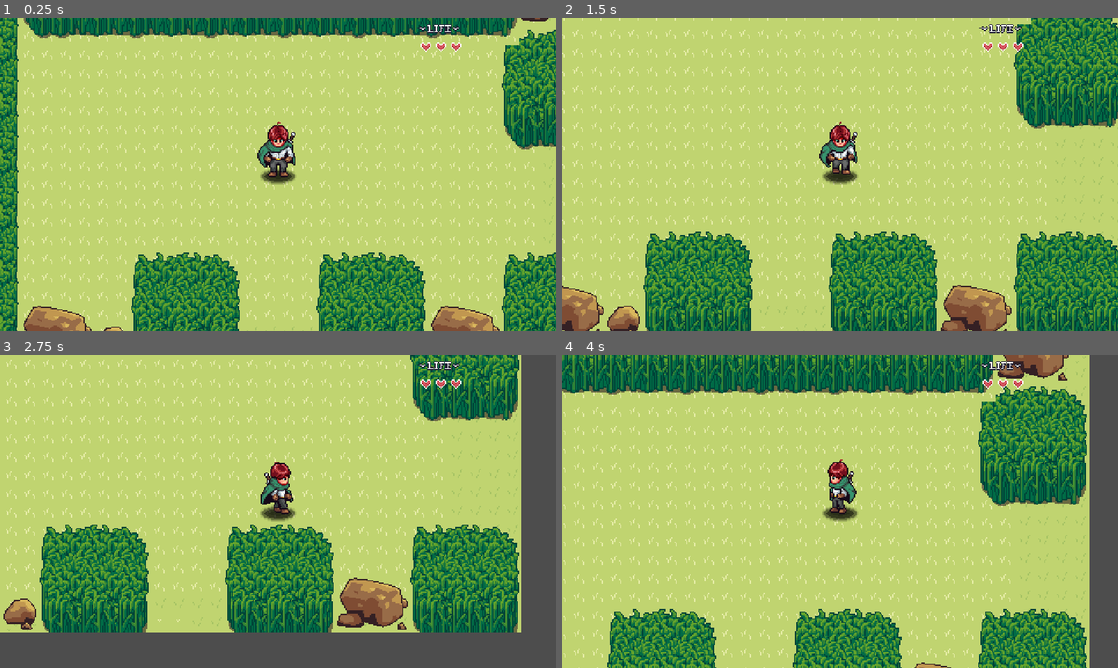
Above: before the commit, frames 1-4 (two rows, left to right).
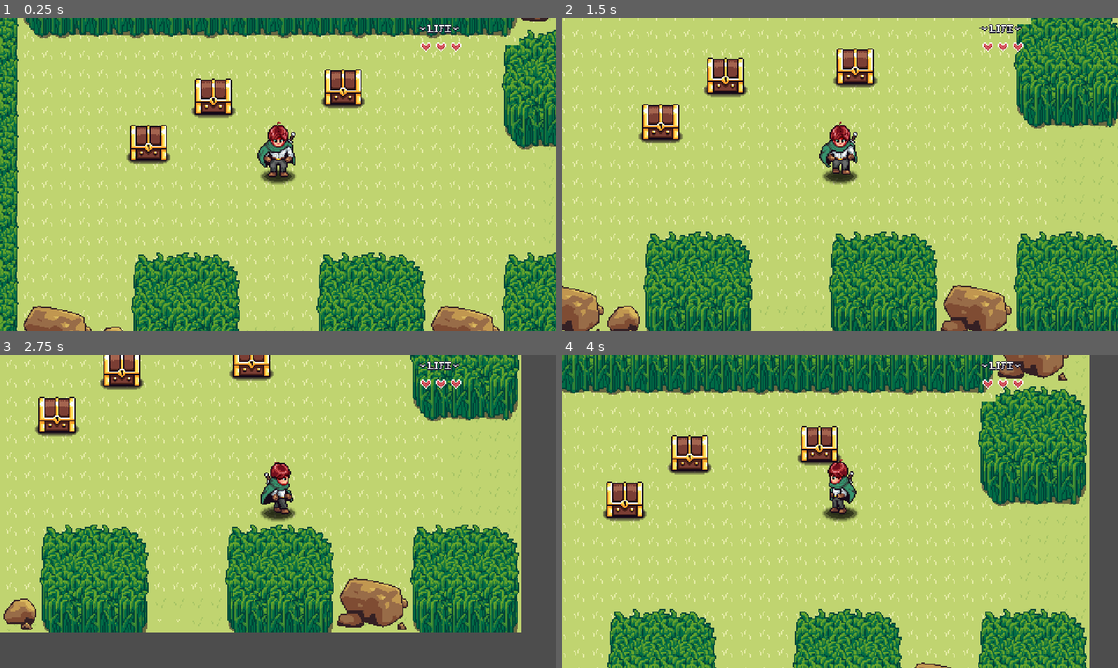
Above: after the commit, the same moments.

Repository: danny-mendoza1/Games
Game: Godot game, scene res://Levels/Area01/01.tscn
Same seed, same stepped clock (60 frames per second), same inputs: the game is played once before the commit and once after it. Sound files missing from this copy of the repository are replaced by a short silence.
Inputs:
- Up to frame 1 (0.25 s): no input
- Up to frame 2 (1.5 s): tap Enter at 0.5 s; hold Right (right) 0.53-1.28 s; hold Z (attack) 0.53-1.28 s; tap F (interact, bound only after the commit) at 0.8, 1.35 s; hold Down (down) from 1.28 s (still down)
- Up to frame 3 (2.75 s): tap Z (attack) at 1.55 s; release Down (down) at 2.03 s; hold Right (right) from 2.03 s (still down); hold Z (attack) from 2.03 s (still down); tap F (interact, bound only after the commit) at 2.3 s
- Up to frame 4 (4 s): release Right (right) at 2.78 s; release Z (attack) at 2.78 s; hold Up (up) 2.78-3.53 s; tap F (interact, bound only after the commit) at 2.85, 3.8 s; tap Z (attack) at 3.05 s; hold Left (left) from 3.53 s (still down); hold Z (attack) from 3.53 s (still down)

The runs differ from the first frame. In frame 1, 2.5% of the frame differs, in the area x 22-66%, y 16-47%; in frame 2, 2.5%, in the area x 13-57%, y 9-40%; in frame 3, 2.2%; in frame 4, 2.5%.

Commit message:
treasure chests open and give items to player

Diff:
--- a/aarpg/00_Globals/global_player_manager.gd
+++ b/aarpg/00_Globals/global_player_manager.gd
@@ -2,6 +2,8 @@
 
 const PLAYER = preload("res://Player/player.tscn")
 const INVENTORY_DATA: InventoryData = preload("res://GUI/pause_menu/inventory/player_inventory.tres")
+
+signal interact_pressed
 
 var player : Player
 var player_spawned: bool = false
--- /dev/null
+++ b/aarpg/Interactables/TreasureChest/treasure-chest.tscn
@@ -0,0 +1,247 @@
+[gd_scene load_steps=13 format=3 uid="uid://ctsn3qdkaaddv"]
+
+[ext_resource type="Script" path="res://Interactables/TreasureChest/treasure_chest.gd" id="1_nvixe"]
+[ext_resource type="Texture2D" uid="uid://bkwu3faoul11d" path="res://Interactables/TreasureChest/treasure-chest.png" id="2_q7r50"]
+[ext_resource type="Texture2D" uid="uid://jpu2hctfrext" path="res://Items/sprites/items.png" id="3_61nrd"]
+[ext_resource type="AudioStream" uid="uid://c41didij8daj0" path="res://Interactables/TreasureChest/treasure-open.wav" id="4_k8mfd"]
+
+[sub_resource type="AtlasTexture" id="AtlasTexture_7hloy"]
+atlas = ExtResource("3_61nrd")
+region = Rect2(0, 0, 32, 32)
+
+[sub_resource type="Animation" id="Animation_7w64y"]
+length = 0.001
+tracks/0/type = "value"
+tracks/0/imported = false
+tracks/0/enabled = true
+tracks/0/path = NodePath("Sprite2D:frame")
+tracks/0/interp = 1
+tracks/0/loop_wrap = true
+tracks/0/keys = {
+"times": PackedFloat32Array(0),
+"transitions": PackedFloat32Array(1),
+"update": 1,
+"values": [0]
+}
+tracks/1/type = "value"
+tracks/1/imported = false
+tracks/1/enabled = true
+tracks/1/path = NodePath("ItemSprite:visible")
+tracks/1/interp = 1
+tracks/1/loop_wrap = true
+tracks/1/keys = {
+"times": PackedFloat32Array(0),
+"transitions": PackedFloat32Array(1),
+"update": 1,
+"values": [true]
+}
+tracks/2/type = "value"
+tracks/2/imported = false
+tracks/2/enabled = true
+tracks/2/path = NodePath("ItemSprite:position")
+tracks/2/interp = 1
+tracks/2/loop_wrap = true
+tracks/2/keys = {
+"times": PackedFloat32Array(0),
+"transitions": PackedFloat32Array(1),
+"update": 0,
+"values": [Vector2(0, -10)]
+}
+tracks/3/type = "value"
+tracks/3/imported = false
+tracks/3/enabled = true
+tracks/3/path = NodePath("ItemSprite:modulate")
+tracks/3/interp = 1
+tracks/3/loop_wrap = true
+tracks/3/keys = {
+"times": PackedFloat32Array(0),
+"transitions": PackedFloat32Array(1),
+"update": 0,
+"values": [Color(1, 1, 1, 1)]
+}
+
+[sub_resource type="Animation" id="Animation_ywt6u"]
+resource_name = "closed"
+step = 0.1
+tracks/0/type = "value"
+tracks/0/imported = false
+tracks/0/enabled = true
+tracks/0/path = NodePath("Sprite2D:frame")
+tracks/0/interp = 1
+tracks/0/loop_wrap = true
+tracks/0/keys = {
+"times": PackedFloat32Array(0),
+"transitions": PackedFloat32Array(1),
+"update": 1,
+"values": [0]
+}
+tracks/1/type = "value"
+tracks/1/imported = false
+tracks/1/enabled = true
+tracks/1/path = NodePath("ItemSprite:visible")
+tracks/1/interp = 1
+tracks/1/loop_wrap = true
+tracks/1/keys = {
+"times": PackedFloat32Array(0),
+"transitions": PackedFloat32Array(1),
+"update": 1,
+"values": [false]
+}
+
+[sub_resource type="Animation" id="Animation_v3336"]
+resource_name = "open_chest"
+length = 1.5
+step = 0.1
+tracks/0/type = "value"
+tracks/0/imported = false
+tracks/0/enabled = true
+tracks/0/path = NodePath("Sprite2D:frame")
+tracks/0/interp = 1
+tracks/0/loop_wrap = true
+tracks/0/keys = {
+"times": PackedFloat32Array(0, 0.1),
+"transitions": PackedFloat32Array(1, 1),
+"update": 1,
+"values": [0, 1]
+}
+tracks/1/type = "value"
+tracks/1/imported = false
+tracks/1/enabled = true
+tracks/1/path = NodePath("ItemSprite:visible")
+tracks/1/interp = 1
+tracks/1/loop_wrap = true
+tracks/1/keys = {
+"times": PackedFloat32Array(0, 0.1),
+"transitions": PackedFloat32Array(1, 1),
+"update": 1,
+"values": [false, true]
+}
+tracks/2/type = "audio"
+tracks/2/imported = false
+tracks/2/enabled = true
+tracks/2/path = NodePath("AudioStreamPlayer2D")
+tracks/2/interp = 1
+tracks/2/loop_wrap = true
+tracks/2/keys = {
+"clips": [{
+"end_offset": 0.0,
+"start_offset": 0.0,
+"stream": ExtResource("4_k8mfd")
+}],
+"times": PackedFloat32Array(0.1)
+}
+tracks/2/use_blend = true
+tracks/3/type = "value"
+tracks/3/imported = false
+tracks/3/enabled = true
+tracks/3/path = NodePath("ItemSprite:position")
+tracks/3/interp = 1
+tracks/3/loop_wrap = true
+tracks/3/keys = {
+"times": PackedFloat32Array(0.1, 0.3, 0.5001, 1.5),
+"transitions": PackedFloat32Array(0.5, -2, 1, 1),
+"update": 0,
+"values": [Vector2(0, -10), Vector2(0, -64), Vector2(0, -48), Vector2(0, -48)]
+}
+tracks/4/type = "value"
+tracks/4/imported = false
+tracks/4/enabled = true
+tracks/4/path = NodePath("ItemSprite:modulate")
+tracks/4/interp = 1
+tracks/4/loop_wrap = true
+tracks/4/keys = {
+"times": PackedFloat32Array(0.2, 0.3, 0.5, 1, 1.5),
+"transitions": PackedFloat32Array(1, 1, 1, 1, 1),
+"update": 0,
+"values": [Color(1, 1, 1, 1), Color(2, 2, 2, 1), Color(1, 1, 1, 1), Color(1, 1, 1, 1), Color(1, 1, 1, 0)]
+}
+
+[sub_resource type="Animation" id="Animation_0l2k3"]
+resource_name = "opened"
+step = 0.1
+tracks/0/type = "value"
+tracks/0/imported = false
+tracks/0/enabled = true
+tracks/0/path = NodePath("Sprite2D:frame")
+tracks/0/interp = 1
+tracks/0/loop_wrap = true
+tracks/0/keys = {
+"times": PackedFloat32Array(0),
+"transitions": PackedFloat32Array(1),
+"update": 1,
+"values": [1]
+}
+tracks/1/type = "value"
+tracks/1/imported = false
+tracks/1/enabled = true
+tracks/1/path = NodePath("ItemSprite:visible")
+tracks/1/interp = 1
+tracks/1/loop_wrap = true
+tracks/1/keys = {
+"times": PackedFloat32Array(0),
+"transitions": PackedFloat32Array(1),
+"update": 1,
+"values": [false]
+}
+
+[sub_resource type="AnimationLibrary" id="AnimationLibrary_7gc16"]
+_data = {
+"RESET": SubResource("Animation_7w64y"),
+"closed": SubResource("Animation_ywt6u"),
+"open_chest": SubResource("Animation_v3336"),
+"opened": SubResource("Animation_0l2k3")
+}
+
+[sub_resource type="RectangleShape2D" id="RectangleShape2D_3lfep"]
+size = Vector2(32, 10)
+
+[sub_resource type="RectangleShape2D" id="RectangleShape2D_wlocp"]
+size = Vector2(36, 17)
+
+[node name="Treasure-chest" type="Node2D"]
+script = ExtResource("1_nvixe")
+
+[node name="Sprite2D" type="Sprite2D" parent="."]
+position = Vector2(0, -10)
+texture = ExtResource("2_q7r50")
+hframes = 2
+
+[node name="ItemSprite" type="Sprite2D" parent="."]
+position = Vector2(0, -10)
+texture = SubResource("AtlasTexture_7hloy")
+
+[node name="Label" type="Label" parent="ItemSprite"]
+offset_left = 12.0
+offset_top = -13.0
+offset_right = 52.0
+offset_bottom = 10.0
+theme_override_colors/font_outline_color = Color(0, 0, 0, 1)
+theme_override_constants/outline_size = 4
+theme_override_font_sizes/font_size = 10
+vertical_alignment = 1
+
+[node name="AnimationPlayer" type="AnimationPlayer" parent="."]
+libraries = {
+"": SubResource("AnimationLibrary_7gc16")
+}
+autoplay = "closed"
+
+[node name="AudioStreamPlayer2D" type="AudioStreamPlayer2D" parent="."]
+
+[node name="StaticBody2D" type="StaticBody2D" parent="."]
+collision_layer = 16
+collision_mask = 0
+
+[node name="CollisionShape2D" type="CollisionShape2D" parent="StaticBody2D"]
+position = Vector2(0, 5)
+shape = SubResource("RectangleShape2D_3lfep")
+
+[node name="Area2D" type="Area2D" parent="."]
+collision_layer = 0
+collision_mask = 4
+monitorable = false
+
+[node name="CollisionShape2D" type="CollisionShape2D" parent="Area2D"]
+position = Vector2(0, 6.5)
+shape = SubResource("RectangleShape2D_wlocp")
+debug_color = Color(0, 0.7, 0.186329, 0.42)
--- /dev/null
+++ b/aarpg/Interactables/TreasureChest/treasure_chest.gd
@@ -0,0 +1,66 @@
+@tool
+class_name TreasureChest extends Node2D
+
+@export var item_data: ItemData : set = _set_item_data
+@export var quantity: int = 1 : set = _set_quantity
+
+var is_open: bool = false
+
+@onready var sprite: Sprite2D = $ItemSprite
+@onready var label: Label = $ItemSprite/Label
+@onready var animation_player: AnimationPlayer = $AnimationPlayer
+@onready var interact_area: Area2D = $Area2D
+
+
+
+func _ready() -> void:
+	_update_texture()
+	_update_label()
+	if Engine.is_editor_hint():
+		return
+	interact_area.area_entered.connect(_on_area_enter)
+	interact_area.area_exited.connect(_on_area_exit)
+	pass
+
+func _on_area_enter(_a: Area2D) -> void:
+	PlayerManager.interact_pressed.connect(player_interact)
+
+	pass
+
+func player_interact() -> void:
+	if is_open == true:
+		return
+	is_open = true
+	animation_player.play("open_chest")
+	if item_data and quantity > 0:
+		PlayerManager.INVENTORY_DATA.add_item(item_data, quantity)
+	else:
+		printerr("No Items in Chest")
+		push_error("No Items in Chest! Chest Name: ", name)
+	pass
+
+func _on_area_exit(_a: Area2D) -> void:
+	PlayerManager.interact_pressed.disconnect(player_interact)
+	pass
+
+func _set_item_data(value: ItemData) -> void:
+	item_data = value
+	_update_texture()
+	pass
+
+
+func _set_quantity(value: int) -> void:
+	quantity = value
+	_update_label()
+	pass
+
+func _update_texture() -> void:
+	if item_data and sprite:
+		sprite.texture = item_data.texture
+
+func _update_label() -> void:
+	if label:
+		if quantity <= 1:
+			label.text = ""
+		else:
+			label.text = "x" + str(quantity)
--- a/aarpg/Levels/Area01/01.tscn
+++ b/aarpg/Levels/Area01/01.tscn
@@ -1,10 +1,14 @@
-[gd_scene load_steps=6 format=4 uid="uid://d0w1bxhy4rjfd"]
+[gd_scene load_steps=10 format=4 uid="uid://d0w1bxhy4rjfd"]
 
 [ext_resource type="Script" path="res://Levels/scripts/level.gd" id="1_1085o"]
 [ext_resource type="PackedScene" uid="uid://b5wx3kyu78g4n" path="res://Levels/player_spawn.tscn" id="2_emekm"]
 [ext_resource type="PackedScene" uid="uid://604biqe2h1gg" path="res://Levels/level_transition.tscn" id="4_en7fb"]
 [ext_resource type="PackedScene" uid="uid://cgfbgokrg0emu" path="res://Tile Maps/grass-02.tscn" id="4_tn0iw"]
 [ext_resource type="PackedScene" uid="uid://bmw4ybwxcqek2" path="res://Tile Maps/new_terrain.tscn" id="5_msybr"]
+[ext_resource type="PackedScene" uid="uid://ctsn3qdkaaddv" path="res://Interactables/TreasureChest/treasure-chest.tscn" id="6_v7ts6"]
+[ext_resource type="Resource" uid="uid://cs1bmiubf4vpp" path="res://Items/potion.tres" id="7_j43wd"]
+[ext_resource type="Resource" uid="uid://b6q330e10ds5n" path="res://Items/stone.tres" id="8_m8ft5"]
+[ext_resource type="Resource" uid="uid://b4hc8ybgq3x6" path="res://Items/apple.tres" id="8_xfpli"]
 
 [node name="01" type="Node2D"]
 script = ExtResource("1_1085o")
@@ -30,3 +34,16 @@
 [node name="NewTerrain" parent="Grass-02" instance=ExtResource("5_msybr")]
 position = Vector2(1023, 1024)
 tile_map_data = PackedByteArray("AADI/9H/AAASACUAAADX/9H/AAAXACUAAADc/83/AAASACEAAADc/87/AAASACIAAADc/8//AAASACMAAADc/9 …(5376 unchanged characters)…
+
+[node name="Treasure-chest" parent="." instance=ExtResource("6_v7ts6")]
+position = Vector2(144, 120)
+item_data = ExtResource("7_j43wd")
+
+[node name="Treasure-chest2" parent="." instance=ExtResource("6_v7ts6")]
+position = Vector2(200, 80)
+item_data = ExtResource("8_xfpli")
+
+[node name="Treasure-chest3" parent="." instance=ExtResource("6_v7ts6")]
+position = Vector2(312, 72)
+item_data = ExtResource("8_m8ft5")
+quantity = 50
--- a/aarpg/Player/Scripts/PlayerInteractionsHost.gd
+++ b/aarpg/Player/Scripts/player_interactions_host.gd
@@ -4,10 +4,10 @@
 
 # Called when the node enters the scene tree for the first time.
 func _ready() -> void:
-	player.direction_changed.connect(UpdateDirection)
+	player.direction_changed.connect(_update_direction)
 	pass # Replace with function body.
 
-func UpdateDirection(new_direction: Vector2) -> void:
+func _update_direction(new_direction: Vector2) -> void:
 	match new_direction:
 		Vector2.DOWN:
 			rotation_degrees = 0
--- a/aarpg/Player/Scripts/state_walk.gd
+++ b/aarpg/Player/Scripts/states/state_idle.gd
@@ -1,29 +1,21 @@
-class_name State_Walk extends State
+class_name State_Idle extends State
 
-@export var move_speed:float = 100.0
-@onready var idle : State = $"../Idle"
+@onready var walk : State = $"../Walk"
 @onready var attack: State = $"../Attack"
 
 
-
 func enter() -> void:
-	player.update_animation("walk")
+	player.update_animation("idle")
 	pass
-
 
 func exit() -> void:
 	pass
 
 ## What happens during the _process update in this State
 func process( _delta : float ) -> State:
-	if player.direction == Vector2.ZERO:
-		return idle
-
-	player.velocity = player.direction * move_speed
-
-	if player.set_direction():
-		player.update_animation("walk")
-
+	if player.direction != Vector2.ZERO:
+		return walk
+	player.velocity = Vector2.ZERO
 	return null
 
 ## What happens during the _physics_process update in this State
@@ -34,4 +26,6 @@
 func handle_input ( _event : InputEvent ) -> State:
 	if _event.is_action_pressed("attack"):
 		return attack
+	if _event.is_action_pressed("interact"):
+		PlayerManager.interact_pressed.emit()
 	return null
--- a/aarpg/Player/Scripts/state_idle.gd
+++ b/aarpg/Player/Scripts/states/state_walk.gd
@@ -1,21 +1,29 @@
-class_name State_Idle extends State
+class_name State_Walk extends State
 
-@onready var walk : State = $"../Walk"
+@export var move_speed:float = 100.0
+@onready var idle : State = $"../Idle"
 @onready var attack: State = $"../Attack"
 
 
+
 func enter() -> void:
-	player.update_animation("idle")
+	player.update_animation("walk")
 	pass
+
 
 func exit() -> void:
 	pass
 
 ## What happens during the _process update in this State
 func process( _delta : float ) -> State:
-	if player.direction != Vector2.ZERO:
-		return walk
-	player.velocity = Vector2.ZERO
+	if player.direction == Vector2.ZERO:
+		return idle
+
+	player.velocity = player.direction * move_speed
+
+	if player.set_direction():
+		player.update_animation("walk")
+
 	return null
 
 ## What happens during the _physics_process update in this State
@@ -26,4 +34,6 @@
 func handle_input ( _event : InputEvent ) -> State:
 	if _event.is_action_pressed("attack"):
 		return attack
+	if _event.is_action_pressed("interact"):
+		PlayerManager.interact_pressed.emit()
 	return null
--- a/aarpg/Player/player.tscn
+++ b/aarpg/Player/player.tscn
@@ -1,18 +1,18 @@
-[gd_scene load_steps=43 format=3 uid="uid://d31x1h3wocoxu"]
+[gd_scene load_steps=44 format=3 uid="uid://d31x1h3wocoxu"]
 
 [ext_resource type="Script" path="res://Player/Scripts/player.gd" id="1_43tmy"]
 [ext_resource type="Texture2D" uid="uid://dc7y2ddy1of4u" path="res://Player/Sprites/PlayerSprite02.png" id="2_d165c"]
 [ext_resource type="Texture2D" uid="uid://cc0gmbwg5hj3v" path="res://Player/Sprites/AttackSprite01.png" id="3_77e26"]
 [ext_resource type="Script" path="res://Player/Scripts/player_state_machine.gd" id="3_gq1ks"]
 [ext_resource type="Texture2D" uid="uid://bqo5qsueceo5h" path="res://Player/Sprites/Shadow.png" id="4_5l5vg"]
-[ext_resource type="Script" path="res://Player/Scripts/state_idle.gd" id="4_lxodo"]
-[ext_resource type="Script" path="res://Player/Scripts/state_walk.gd" id="5_jv7tn"]
-[ext_resource type="Script" path="res://Player/Scripts/state_attack.gd" id="6_xjfr8"]
+[ext_resource type="Script" path="res://Player/Scripts/states/state_idle.gd" id="4_lxodo"]
+[ext_resource type="Script" path="res://Player/Scripts/states/state_walk.gd" id="5_jv7tn"]
+[ext_resource type="Script" path="res://Player/Scripts/states/state_attack.gd" id="6_xjfr8"]
 [ext_resource type="AudioStream" uid="uid://ccjo2ng4nkmqp" path="res://Player/Audio/SwordSwoosh.wav" id="8_e4uib"]
 [ext_resource type="PackedScene" uid="uid://bj5khyrmpqjxf" path="res://GeneralNodes/HurtBox/hurt_box.tscn" id="10_l3qs2"]
-[ext_resource type="Script" path="res://Player/Scripts/PlayerInteractionsHost.gd" id="10_rq36d"]
-[ext_resource type="Script" path="res://Player/Scripts/state_stun.gd" id="11_hxvnr"]
-[ext_resource type="Script" path="res://Player/Scripts/PlayerCamera.gd" id="11_xpdux"]
+[ext_resource type="Script" path="res://Player/Scripts/player_interactions_host.gd" id="10_rq36d"]
+[ext_resource type="Script" path="res://Player/Scripts/states/state_stun.gd" id="11_hxvnr"]
+[ext_resource type="Script" path="res://Player/Scripts/player_camera.gd" id="11_xpdux"]
 [ext_resource type="PackedScene" uid="uid://b61hvpvpti2xc" path="res://GeneralNodes/HitBox/hit_box.tscn" id="13_8k7nl"]
 [ext_resource type="AudioStream" uid="uid://b43no2vmwbdv" path="res://Player/Audio/hit_player.wav" id="14_kppbx"]
 
@@ -531,6 +531,8 @@
 "walk_up": SubResource("Animation_4a7vs")
 }
 
+[sub_resource type="RectangleShape2D" id="RectangleShape2D_3vvvc"]
+
 [sub_resource type="CircleShape2D" id="CircleShape2D_3x0q8"]
 
 [sub_resource type="Animation" id="Animation_i34to"]
@@ -679,6 +681,16 @@
 rotation = 0.0197533
 script = ExtResource("10_rq36d")
 
+[node name="Area2D" type="Area2D" parent="Interactions"]
+position = Vector2(0, 6)
+collision_layer = 4
+collision_mask = 0
+monitoring = false
+
+[node name="CollisionShape2D" type="CollisionShape2D" parent="Interactions/Area2D"]
+shape = SubResource("RectangleShape2D_3vvvc")
+debug_color = Color(0.00668559, 0.988783, 0.0628707, 0.42)
+
 [node name="HitBox" parent="." instance=ExtResource("13_8k7nl")]
 collision_layer = 2
 
--- a/aarpg/project.godot
+++ b/aarpg/project.godot
@@ -62,6 +62,12 @@
 pause={
 "deadzone": 0.5,
 "events": [Object(InputEventKey,"resource_local_to_scene":false,"resource_name":"","device":-1,"window_id":0,"alt_press …(195 unchanged characters)…
+, Object(InputEventKey,"resource_local_to_scene":false,"resource_name":"","device":-1,"window_id":0,"alt_pressed":false,"shift_pressed":false,"ctrl_pressed":false,"meta_pressed":false,"pressed":false,"keycode":0,"physical_keycode":73,"key_label":0,"unicode":105,"location":0,"echo":false,"script":null)
+]
+}
+interact={
+"deadzone": 0.5,
+"events": [Object(InputEventKey,"resource_local_to_scene":false,"resource_name":"","device":-1,"window_id":0,"alt_pressed":false,"shift_pressed":false,"ctrl_pressed":false,"meta_pressed":false,"pressed":false,"keycode":0,"physical_keycode":70,"key_label":0,"unicode":102,"location":0,"echo":false,"script":null)
 ]
 }
 
@@ -69,6 +75,7 @@
 
 2d_physics/layer_1="Player"
 2d_physics/layer_2="PlayerHurt"
+2d_physics/layer_3="PlayerInteract"
 2d_physics/layer_5="Walls"
 2d_physics/layer_9="Enemy"
 
Binary file added: aarpg/Interactables/TreasureChest/treasure-chest.png
Not shown, added: aarpg/Interactables/TreasureChest/treasure-chest.png.import
Not shown, added: aarpg/Interactables/TreasureChest/treasure-open.wav.import
Renamed: aarpg/Player/Scripts/PlayerCamera.gd -> aarpg/Player/Scripts/player_camera.gd
Renamed: aarpg/Player/Scripts/state.gd -> aarpg/Player/Scripts/states/state.gd
Renamed: aarpg/Player/Scripts/state_attack.gd -> aarpg/Player/Scripts/states/state_attack.gd
Renamed: aarpg/Player/Scripts/state_stun.gd -> aarpg/Player/Scripts/states/state_stun.gd
Not shown, added: aarpg/Interactables/TreasureChest/treasure-open.wav
